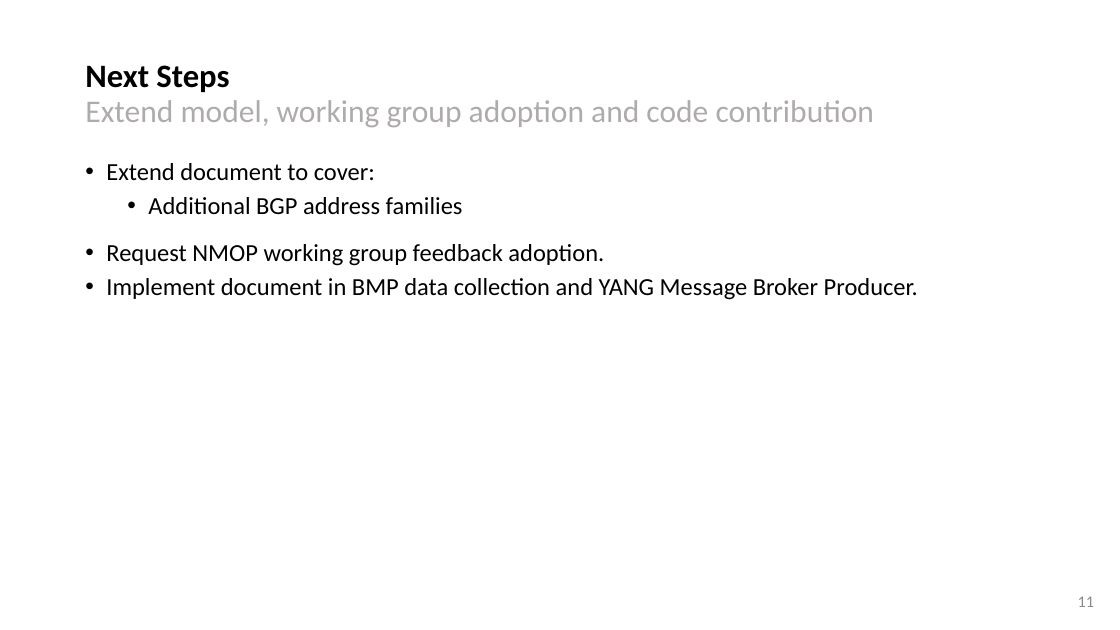
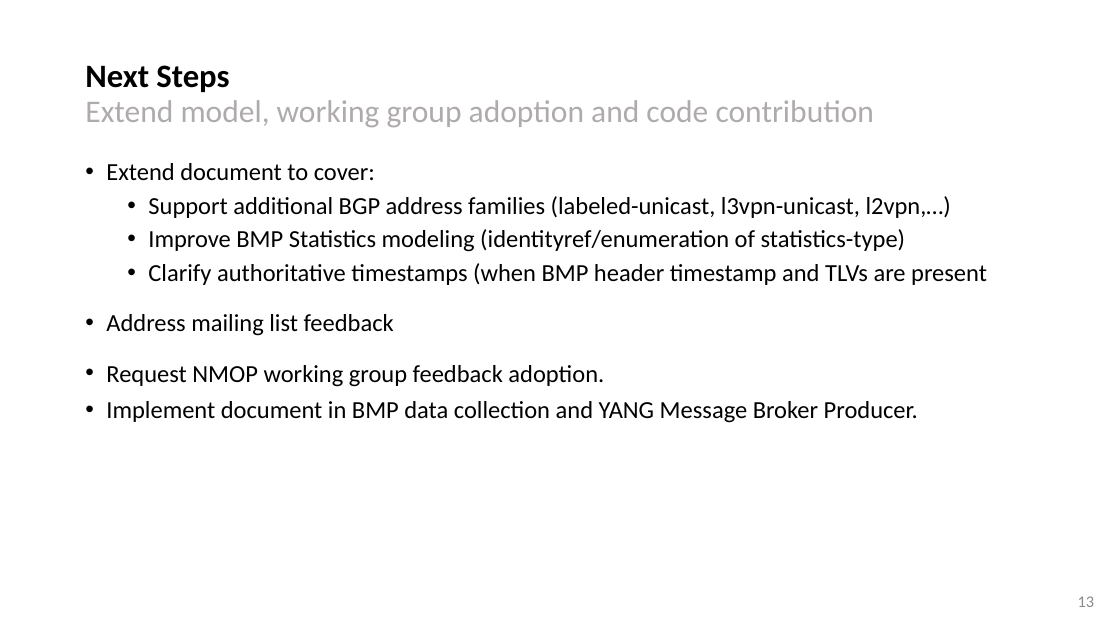
Before and after one commit to network-analytics/ietf-network-analytics-document-status, a slide deck: slide 13 of 126/NMOP/draft-netana-nmop-message-broker-bmp-telemetry-msg-03.pptx (slide 11 before the commit). Drawn at 1120x630 pixels with LibreOffice and Linux fonts; fonts in the diff are those of the drawing. Boxes give left, top, right and bottom in pixels: in the first picture for what was removed or moved away, otherwise in the second. Text is boxed around its words. In the diff, an @@ line names an element or a change of style, - is before the commit and + after.

```diff
--- a/126/NMOP/draft-netana-nmop-message-broker-bmp-telemetry-msg-03.pptx
+++ b/126/NMOP/draft-netana-nmop-message-broker-bmp-telemetry-msg-03.pptx
@@ text at bbox=[106, 196, 987, 336]: text changed @@
-  • Additional BGP address families
+  • Support additional BGP address families (labeled-unicast, l3vpn-unicast, l2vpn,…)
+  • Improve BMP Statistics modeling (identityref/enumeration of statistics-type)
+  • Clarify authoritative timestamps (when BMP header timestamp and TLVs are present
+• Address mailing list feedback
@@ text at bbox=[106, 365, 918, 423]: line spacing 0.9 to 1 @@
@@ page number at bbox=[1078, 596, 1095, 607]: text changed @@
-11
+13
```
Also in this commit, not shown: 7 other slides changed, 3 slides added, 1 slide removed, 1 other file.
